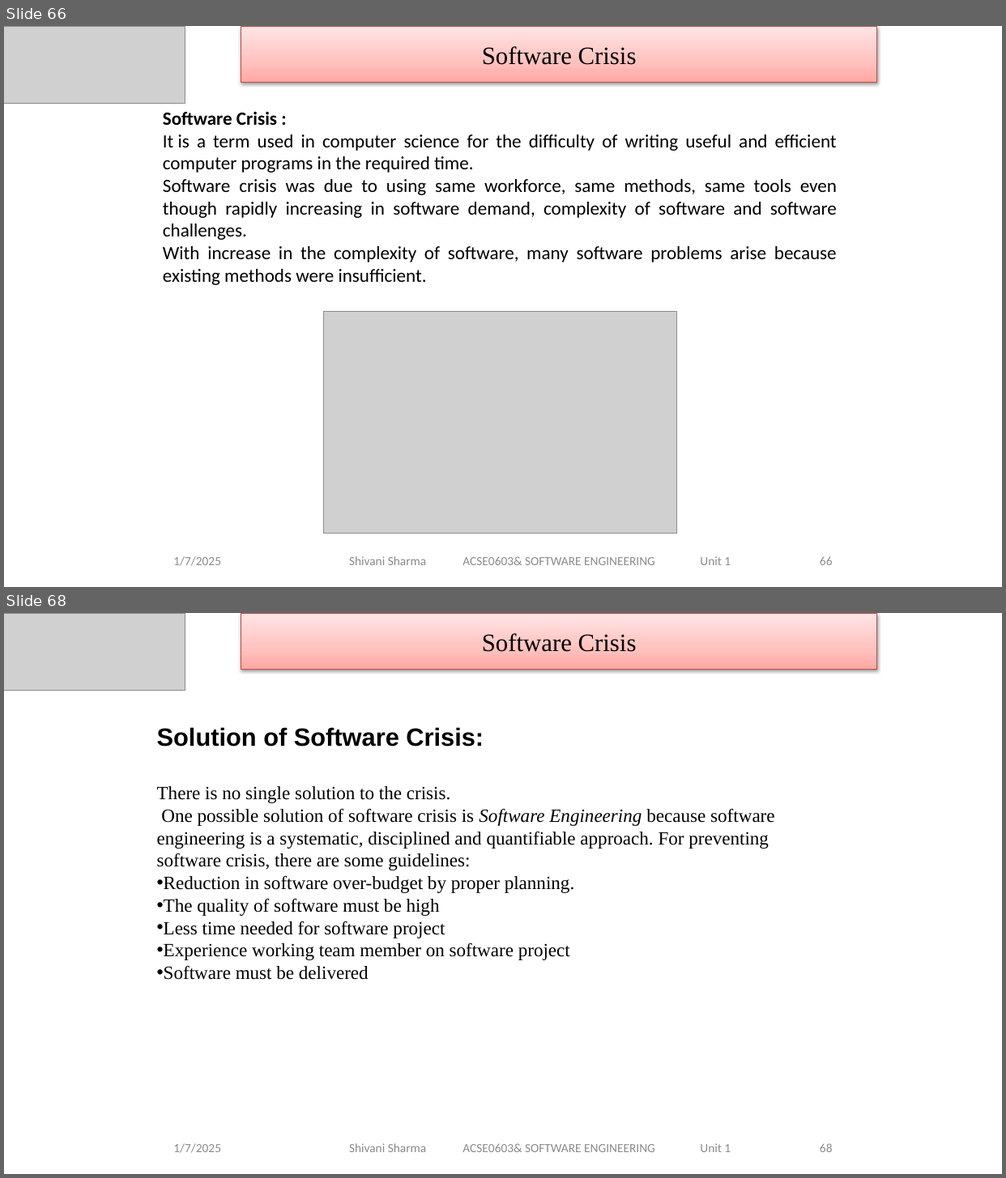
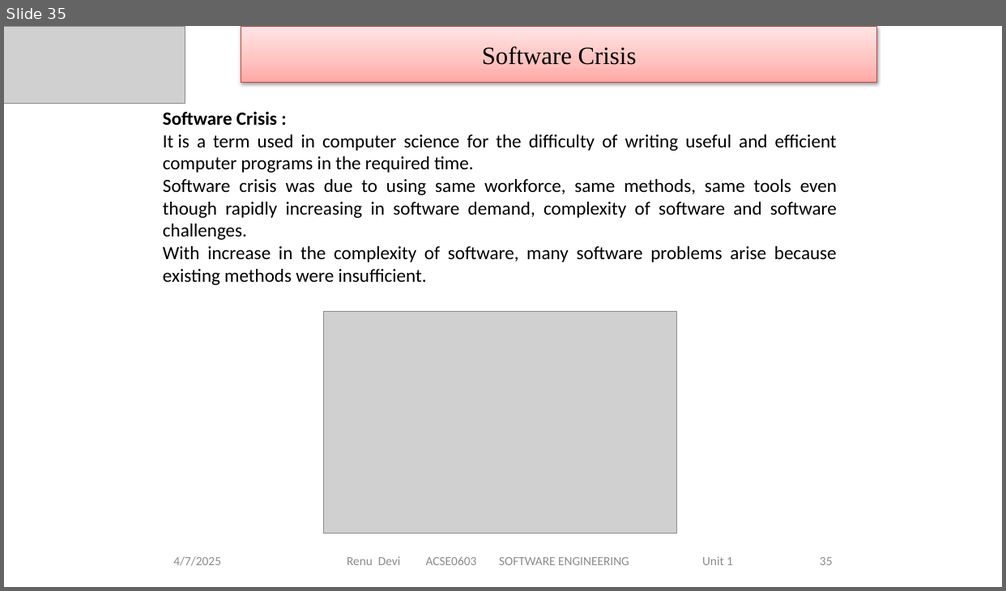
Before and after one commit to DevGoyalG/NIET-Study-Material, a slide deck: CSE (Artificial Intelligence and Machine Learning)/Third Year/Sixth Semester/PPTs/Software Engineering/SE - Unit 1.pptx. Shown one above the other, each under a label of ours: slides 66 and 68 before the commit, slide 35 after it; the slides between them are not shown. The pictures are 1006x1178 and 1006x591 pixels, drawn with LibreOffice and Linux fonts; fonts in the diff are those of the drawing; grey boxes stand for pictures. Boxes give left, top, right and bottom in pixels: in the first picture for what was removed or moved away, otherwise in the second. Text is boxed around its words. In the diff, an @@ line names an element or a change of style, - is before the commit and + after.

```diff
--- a/CSE (Artificial Intelligence and Machine Learning)/Third Year/Sixth Semester/PPTs/Software Engineering/SE - Unit 1.pptx
+++ b/CSE (Artificial Intelligence and Machine Learning)/Third Year/Sixth Semester/PPTs/Software Engineering/SE - Unit 1.pptx
@@ slide 68 removed at bbox=[4, 613, 1002, 1174], background #FFFFFF @@
@@ picture removed at bbox=[4, 613, 185, 691] @@
@@ rectangle removed at bbox=[241, 613, 878, 669] @@
-Software Crisis
@@ text removed at bbox=[157, 727, 774, 980] @@
-Solution of Software Crisis:
-There is no single solution to the crisis.
-One possible solution of software crisis is Software Engineering because software engineering is a systematic, disciplined and quantifiable approach. For preventing software crisis, there are some guidelines:
-• Reduction in software over-budget by proper planning.
-• The quality of software must be high
-• Less time needed for software project
-• Experience working team member on software project
-• Software must be delivered
@@ text removed at bbox=[173, 1144, 221, 1153] @@
-1/7/2025
@@ text removed at bbox=[349, 1144, 731, 1152] @@
-Shivani Sharma ACSE0603& SOFTWARE ENGINEERING Unit 1
@@ page number removed at bbox=[820, 1144, 833, 1152] @@
-68
@@ what was slide 66 is now slide 35 @@
@@ slide 35 changed as well @@
@@ text at bbox=[173, 557, 221, 566]: text changed @@
-1/7/2025
+4/7/2025
@@ text at bbox=[347, 557, 733, 565]: text changed @@
-Shivani Sharma ACSE0603& SOFTWARE ENGINEERING Unit 1
+Renu Devi ACSE0603 SOFTWARE ENGINEERING Unit 1
@@ page number at bbox=[820, 557, 833, 565]: text changed @@
-66
+35
```
Also in this commit, not shown: 132 other slides changed, 8 slides added, 3 other slides removed, 4 other files.
